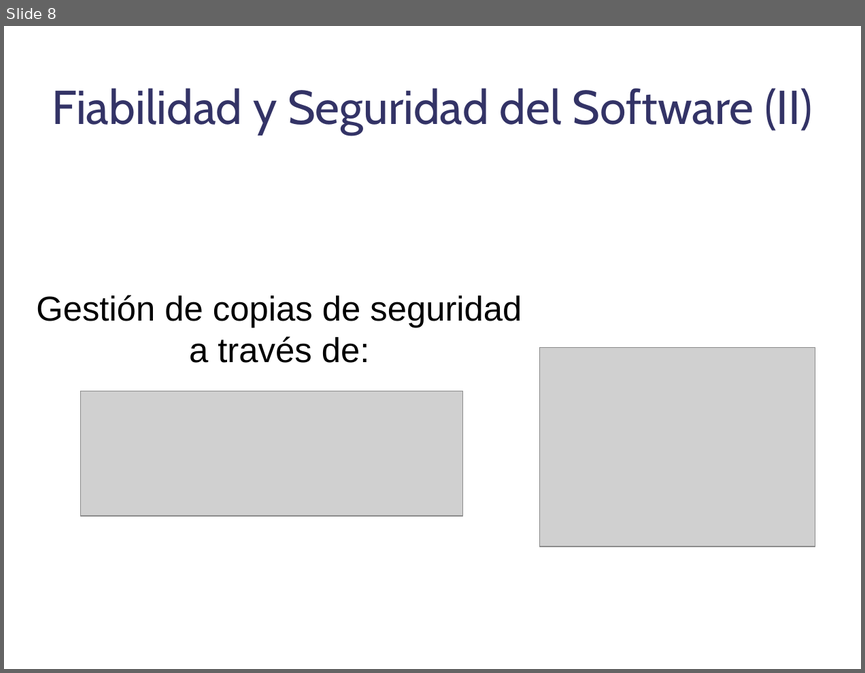
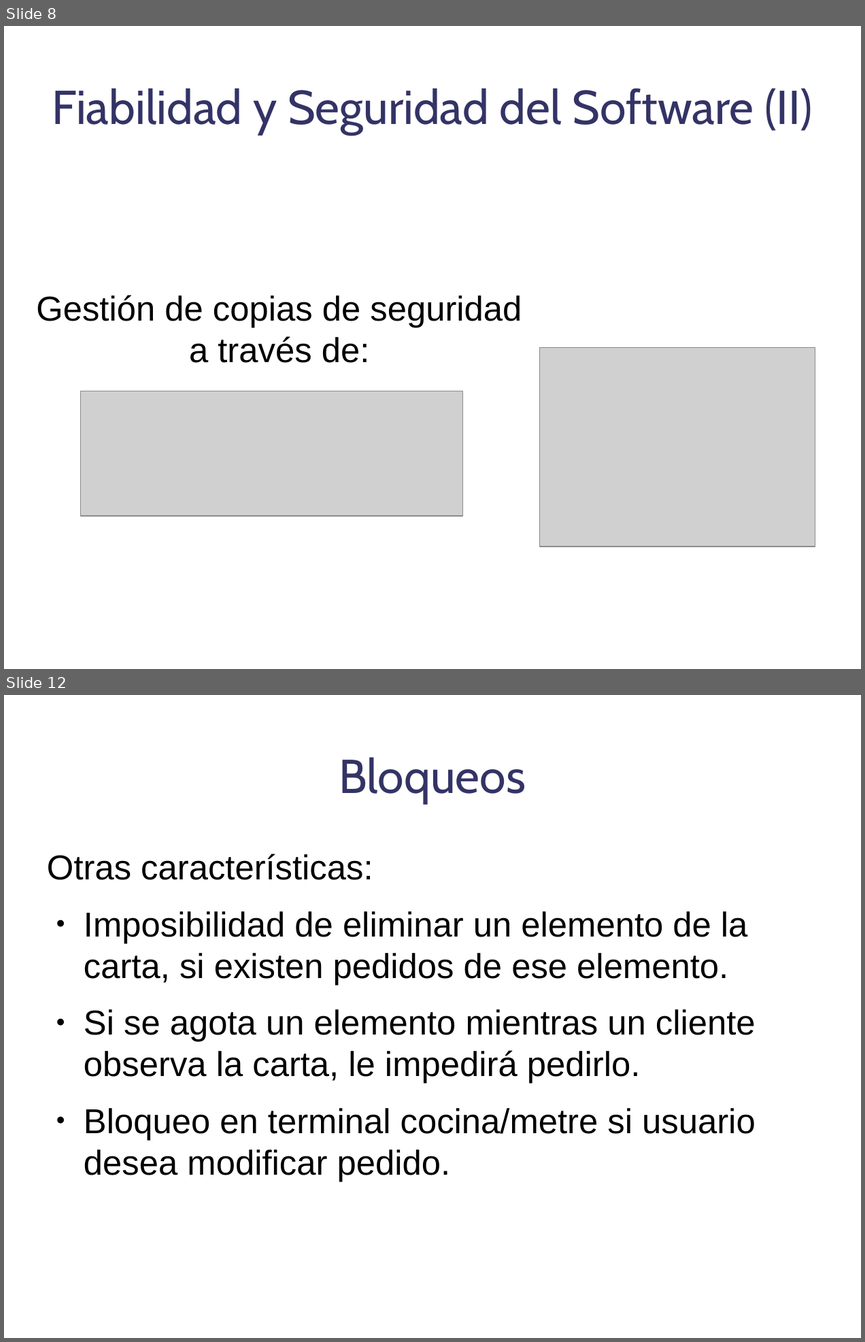
Before and after one commit to danoco78/touchteam, a slide deck: 3_iteracion/Planificacion/Presentacion Final.odp. Shown one above the other, each under a label of ours: slide 8 before the commit, slides 8 and 12 after it; the slides between them are not shown. The pictures are 865x673 and 865x1342 pixels, drawn with LibreOffice and Linux fonts; fonts in the diff are those of the drawing; grey boxes stand for pictures; background and template pictures are left out. Boxes give left, top, right and bottom in pixels: in the first picture for what was removed or moved away, otherwise in the second. Text is boxed around its words. In the diff, an @@ line names an element or a change of style, - is before the commit and + after.

```diff
--- a/3_iteracion/Planificacion/Presentacion Final.odp
+++ b/3_iteracion/Planificacion/Presentacion Final.odp
@@ slide 12 added at [4,695,861,1338], background picture (left out) @@
@@ title added at [339,757,526,804], 44 pt, text #333366 @@
+Bloqueos
@@ text added at [47,853,755,1181], 32 pt, text #000000 @@
+Otras características:
+● Imposibilidad de eliminar un elemento de la carta, si existen pedidos de ese elemento.
+● Si se agota un elemento mientras un cliente observa la carta, le impedirá pedirlo.
+● Bloqueo en terminal cocina/metre si usuario desea modificar pedido.
```
Also in this commit, not shown: 6 other slides added.
